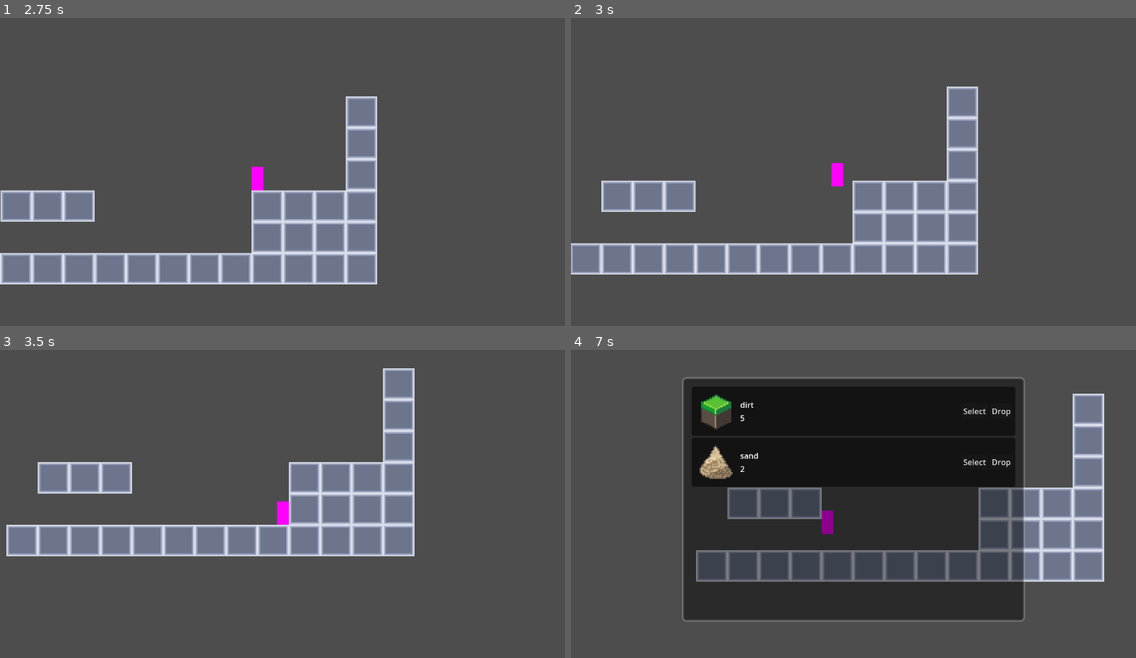
Above: before the commit, frames 1-4 (two rows, left to right).
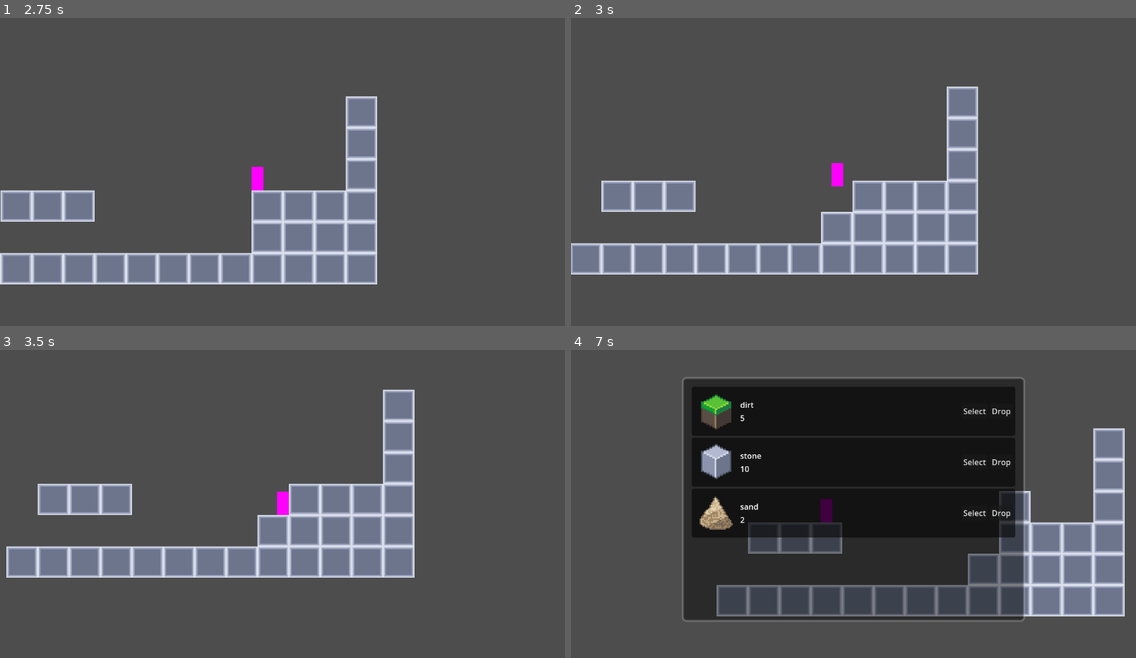
Above: after the commit, the same moments.

Repository: Byakko118/Uberleben
Game: Godot game, scene res://scenes/maps/test_map.tscn
Two runs of this game, one before a commit and one after it. Both use one fixed random seed, a clock stepped at 60 frames per second and the inputs below.
Inputs (mouse positions are in pixels of both pictures, inside the frame that each line leads up to):
- Up to frame 1 (2.75 s): move the mouse to (406, 150) at 0.52 s; hold D (right) 0.53-2.03 s; click (406, 150) at 0.6 s; tap Space (jump) at 0.77, 1.52 s; right-click (406, 150) at 0.8 s; move the mouse to (169, 184) at 1.27 s; right-click (169, 184) at 1.35 s; click (169, 184) at 1.55 s; move the mouse to (339, 98) at 2.02 s; hold A (left) from 2.03 s (still down); click (339, 98) at 2.1 s; right-click (339, 98) at 2.3 s
- Up to frame 2 (3 s): move the mouse to (825, 230) at 2.77 s; release A (left) at 2.78 s; hold D (right) from 2.78 s (still down); right-click (825, 230) at 2.85 s
- Up to frame 3 (3.5 s): keep holding D (right); tap Space (jump) at 3.02 s; click (254, 562) at 3.05 s
- Up to frame 4 (7 s): move the mouse to (1023, 547) at 3.52 s; click (1023, 547) at 3.6 s; tap Space (jump) at 3.77, 4.52, 6.02, 6.77 s; right-click (1023, 547) at 3.8 s; tap Tab (toggle_inventory) at 4.15 s; move the mouse to (684, 451) at 4.27 s; release D (right) at 4.28 s; hold A (left) 4.28-5.03 s; right-click (684, 451) at 4.35 s; click (684, 451) at 4.55 s; move the mouse to (881, 500) at 5.02 s; hold D (right) 5.03-5.78 s; click (881, 500) at 5.1 s; right-click (881, 500) at 5.3 s; move the mouse to (768, 420) at 5.77 s; hold A (left) from 5.78 s (still down); right-click (768, 420) at 5.85 s; click (768, 420) at 6.05 s; move the mouse to (977, 482) at 6.52 s; click (977, 482) at 6.6 s; right-click (977, 482) at 6.8 s

Frame 1 is identical in both runs. In frame 2, 0.6% of the frame differs, in the area x 44-50%, y 62-74%; in frame 3, 16%; in frame 4, 24%, in the area x 22-98%, y 14-87%.

Commit message:
Item selection and initial scripting towards item drops (almost finished, centering needed)

Diff:
--- /dev/null
+++ b/resources/custom_resources/dirt.tres
@@ -0,0 +1,10 @@
+[gd_resource type="Resource" script_class="ItemStats" load_steps=3 format=3 uid="uid://mowhhb1er57j"]
+
+[ext_resource type="Script" uid="uid://bqm61xm5qek5a" path="res://scripts/resources/item_stats.gd" id="1_tjfv0"]
+[ext_resource type="Texture2D" uid="uid://qctw32my2jtv" path="res://resources/item_sprites/Dirt.png" id="2_eauaj"]
+
+[resource]
+script = ExtResource("1_tjfv0")
+id = 1
+texture = ExtResource("2_eauaj")
+metadata/_custom_type_script = "uid://bqm61xm5qek5a"
--- /dev/null
+++ b/resources/custom_resources/sand.tres
@@ -0,0 +1,10 @@
+[gd_resource type="Resource" script_class="ItemStats" load_steps=3 format=3 uid="uid://7qg0s61nv6oi"]
+
+[ext_resource type="Script" uid="uid://bqm61xm5qek5a" path="res://scripts/resources/item_stats.gd" id="1_pl703"]
+[ext_resource type="Texture2D" uid="uid://83vgsif1ffin" path="res://resources/item_sprites/Sand.png" id="2_45iif"]
+
+[resource]
+script = ExtResource("1_pl703")
+id = 3
+texture = ExtResource("2_45iif")
+metadata/_custom_type_script = "uid://bqm61xm5qek5a"
--- /dev/null
+++ b/resources/custom_resources/stone.tres
@@ -0,0 +1,10 @@
+[gd_resource type="Resource" script_class="ItemStats" load_steps=3 format=3 uid="uid://b631glav3qih4"]
+
+[ext_resource type="Script" uid="uid://bqm61xm5qek5a" path="res://scripts/resources/item_stats.gd" id="1_383mj"]
+[ext_resource type="Texture2D" uid="uid://cs866utnypebt" path="res://resources/item_sprites/Stone.png" id="2_hywnl"]
+
+[resource]
+script = ExtResource("1_383mj")
+id = 2
+texture = ExtResource("2_hywnl")
+metadata/_custom_type_script = "uid://bqm61xm5qek5a"
--- a/scenes/components/tile_destroy.tscn
+++ b/scenes/components/tile_destroy.tscn
@@ -1,6 +1,6 @@
 [gd_scene load_steps=2 format=3 uid="uid://m88fywlmsl4r"]
 
-[ext_resource type="Script" uid="uid://bj2jdxboq0t6t" path="res://scripts/tile_destroy.gd" id="1_8ak1a"]
+[ext_resource type="Script" uid="uid://bj2jdxboq0t6t" path="res://scripts/tile_control.gd" id="1_8ak1a"]
 
 [node name="TileDestroy" type="Node2D"]
 script = ExtResource("1_8ak1a")
--- a/scripts/globals/InventoryManager.gd
+++ b/scripts/globals/InventoryManager.gd
@@ -7,12 +7,12 @@
 
 # Initialize with starting quantities
 var items: Dictionary = {
-	ItemID.DIRT:  { "name": "dirt",  "quantity": 5 },
-	ItemID.STONE: { "name": "stone", "quantity": 0 },
-	ItemID.SAND:  { "name": "sand",  "quantity": 2 }
+	ItemID.DIRT:  { "name": "dirt",  "quantity": 5, "is_placable": true, "drops_itself": true },
+	ItemID.STONE: { "name": "stone", "quantity": 12, "is_placable": true, "drops_itself": true },
+	ItemID.SAND:  { "name": "sand",  "quantity": 2, "is_placable": true, "drops_itself": true }
 }
 
-var selected_item: ItemID = ItemID.DIRT  # Default selection (could also be null)
+var selected_item: ItemID = ItemID.STONE  # Default selection (could also be null)
 
 const ITEM_TEXTURES = {
 	ItemID.DIRT:  preload("res://resources/item_sprites/Dirt.png"),
@@ -68,3 +68,11 @@
 		if items[item_id]["quantity"] > 0:
 			valid_items.append(item_id)
 	return valid_items
+
+func is_selected_item_placable() -> bool:
+	if not has_selected_item():
+		return false
+	return items.get(get_selected_item(), {}).get("is_placable", false)
+
+func drops_itself(item_id: ItemID) -> bool:
+	return items.get(item_id, {}).get("drops_itself")
--- /dev/null
+++ b/scripts/tile_control.gd
@@ -0,0 +1,105 @@
+extends Node2D
+
+# --- Constants & Exports ---
+const REACH_RANGE: float = 250.0
+
+# --- References ---
+@onready var tile_map: TileMapLayer = $"../../TestingGround"
+@onready var player: CharacterBody2D = get_parent()
+
+# --- Initialization ---
+func _ready() -> void:
+	assert(player, "Parent node (player) must exist")
+	assert(tile_map, "TileMap is not assigned")
+
+# --- Tile Interaction Logic ---
+func _input(event: InputEvent) -> void:
+	if not event is InputEventMouseButton:
+		return
+
+	var mouse_tile := get_tile_under_mouse()
+	var is_out_of_reach := get_distance_to_mouse() > REACH_RANGE
+
+	if Input.is_action_just_pressed("action1") and not is_out_of_reach:
+		try_break_tile(mouse_tile)
+
+	elif Input.is_action_just_pressed("action2") and not is_out_of_reach:
+		try_place_tile(mouse_tile)
+
+# --- Tile Helpers ---
+func get_tile_under_mouse() -> Vector2i:
+	var mouse_pos := get_global_mouse_position()
+	var local_mouse_pos := tile_map.to_local(mouse_pos)
+	return tile_map.local_to_map(local_mouse_pos)
+
+func get_distance_to_mouse() -> float:
+	return player.global_position.distance_to(get_global_mouse_position())
+
+func is_tile_occupied(tile: Vector2i) -> bool:
+	return tile_map.get_cell_source_id(tile) != -1
+
+func has_adjacent_tiles(tile: Vector2i) -> bool:
+	for neighbor in tile_map.get_surrounding_cells(tile):
+		if is_tile_occupied(neighbor):
+			return true
+	return false
+
+func is_player_standing_on_tile(tile: Vector2i) -> bool:
+	var player_tile := tile_map.local_to_map(player.position)
+	return player_tile == tile
+
+# --- Action Handlers ---
+func try_break_tile(tile: Vector2i) -> void:
+	var broken_tile_id := tile_map.get_cell_source_id(tile)
+	tile_map.erase_cell(tile)
+	drop_item_for_tile(broken_tile_id, tile)
+
+func drop_item_for_tile(tile_id: int, tile_position: Vector2i) -> void:
+	var item_id: InventoryManager.ItemID = convert_tile_id_to_item_id(tile_id)
+	if item_id != null:
+		spawn_item_in_world(item_id, tile_position)
+		pass
+
+func convert_tile_id_to_item_id(tile_id: int) -> InventoryManager.ItemID:
+	for item_id in InventoryManager.ItemID.values():
+		if item_id == tile_id and InventoryManager.drops_itself(item_id):
+			return item_id
+	return -1
+
+func try_place_tile(tile: Vector2i) -> void:
+	var can_place := (
+		not is_player_standing_on_tile(tile)
+		and not is_tile_occupied(tile)
+		and has_adjacent_tiles(tile)
+		and InventoryManager.is_selected_item_placable()
+	)
+
+	if can_place:
+		var selected_item = InventoryManager.get_selected_item()
+		tile_map.set_cell(tile, selected_item, Vector2i.ZERO)
+		InventoryManager.modify_item_quantity(selected_item, -1)
+
+func spawn_item_in_world(item_id: InventoryManager.ItemID, tile_position: Vector2i) -> void:
+	# Get tile center position
+	var tile_local_pos: Vector2 = tile_map.map_to_local(tile_position)
+	var tile_size: Vector2 = tile_map.tile_set.tile_size
+	var tile_center_local := tile_local_pos + (tile_size / 2)
+	var tile_center_global: Vector2 = tile_map.to_global(tile_center_local)
+	#TODO Fix the centering
+
+	# Create item instance
+	var item_scene: PackedScene = load("res://scenes/bases/item_base.tscn")
+	var item: ItemBase = item_scene.instantiate()
+
+	# Load matching resource
+	var resource_path := "res://resources/custom_resources/%s.tres" % InventoryManager.get_item_name(item_id).to_lower()
+	if ResourceLoader.exists(resource_path):
+		item.item_stats = load(resource_path)
+	else:
+		push_error("Resource not found: ", resource_path)
+		item.queue_free()
+		return
+
+	# Position and add to scene
+	item.global_position = tile_center_global
+	get_tree().current_scene.add_child(item)
--- a/scripts/tile_destroy.gd
+++ /dev/null
@@ -1,49 +0,0 @@
-extends Node2D
-
-var tile_map: TileMapLayer
-
-var _parent: CharacterBody2D
-var block_equipped = 3
-var reach_range = 250
-
-func _ready():
-	tile_map = $"../../TestingGround"
-	_parent = get_parent()
-	assert(_parent, "Parent node must exist")
-	assert(tile_map, "TileMap is not assigned")
-
-func is_player_in_tile(tilemap: TileMapLayer, player_position: Vector2, target_coords: Vector2i) -> bool:
-	var player_tile_coords = tilemap.local_to_map(player_position)
-	return player_tile_coords == target_coords
-
-func tile_exists_at(tilemap: TileMapLayer, coords: Vector2i):
-	return tilemap.get_cell_source_id(coords) != -1
-
-func tile_has_surrounding_tiles(tilemap: TileMapLayer, coords: Vector2i):
-	var neighbours = tilemap.get_surrounding_cells(coords)
-	for tile in neighbours:
-		if tilemap.get_cell_source_id(tile) != -1:
-			return true
-	return false
-
-func get_player_distance_from_mouse():
-	var pos = _parent.global_position - get_global_mouse_position()
-	var distance = pos.length()
-	return distance
-
-func get_tile_from_mouse_position():
-	var mouse_pos = get_global_mouse_position()
-	var local_mouse_pos = tile_map.to_local(mouse_pos)
-	return tile_map.local_to_map(local_mouse_pos)
-
-func _input(event):
-	if Input.is_action_just_pressed("action1"):
-		if get_player_distance_from_mouse() > reach_range:
-			return
-		tile_map.erase_cell(get_tile_from_mouse_position())
-
-	if Input.is_action_just_pressed("action2"):
-		var tile = get_tile_from_mouse_position()
-		if is_player_in_tile(tile_map, _parent.position, tile) or tile_exists_at(tile_map, tile) or !tile_has_surrounding_tiles(tile_map, tile) or get_player_distance_from_mouse() > reach_range:
-			return
-		tile_map.set_cell(tile, block_equipped, Vector2i(0,0))
Renamed: scripts/tile_destroy.gd.uid -> scripts/tile_control.gd.uid
